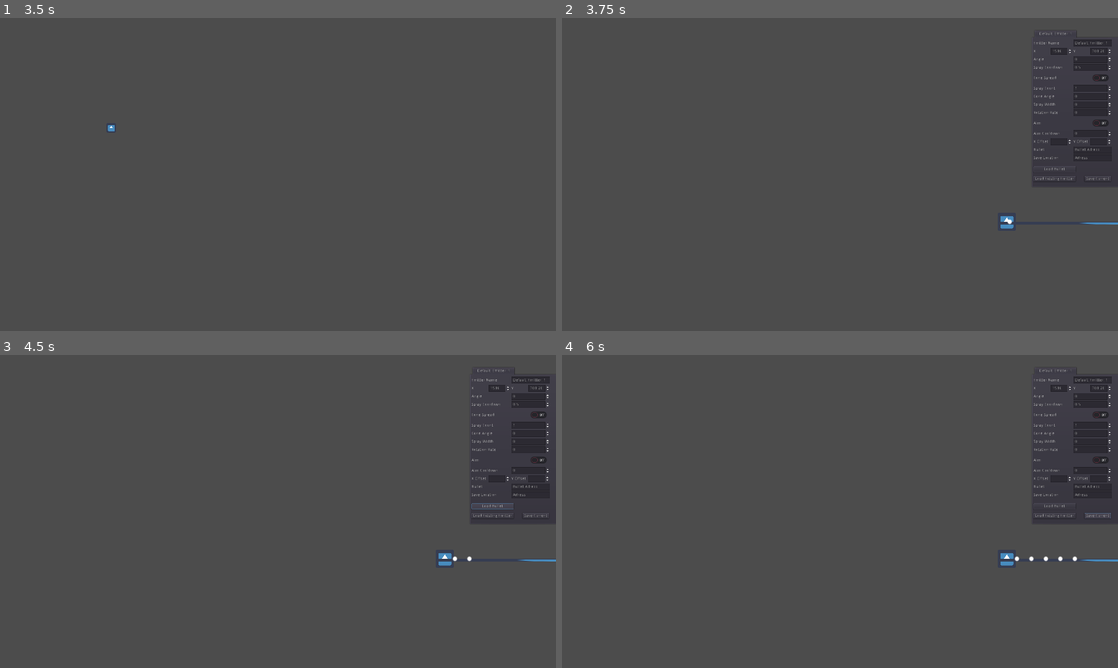
Above: before the commit, frames 1-4 (two rows, left to right).
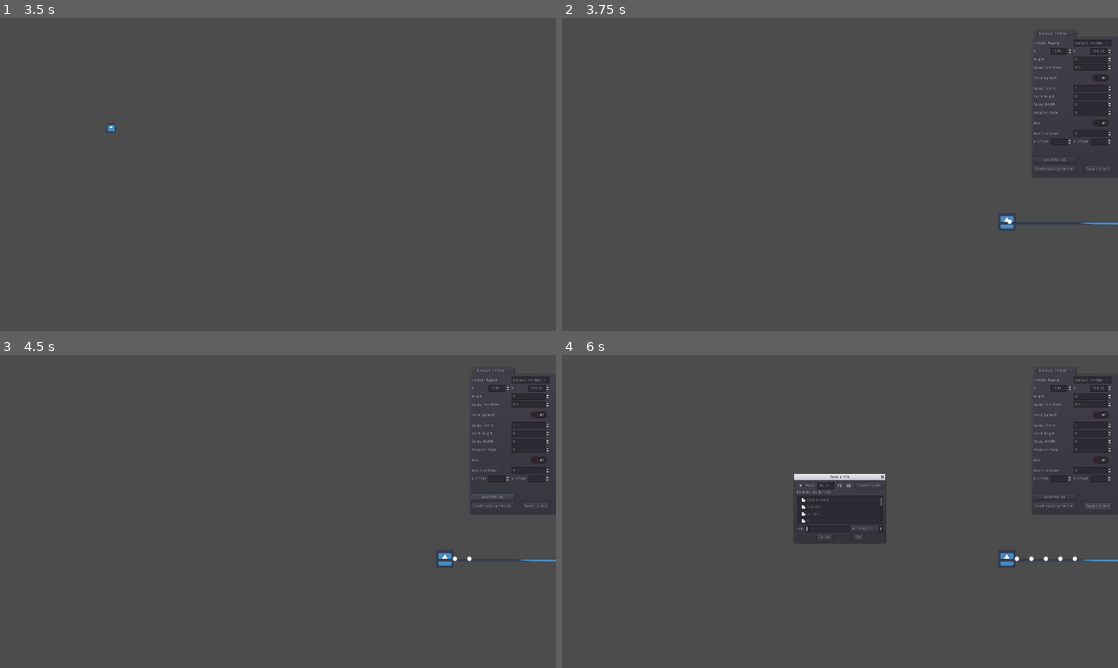
Above: after the commit, the same moments.

Repository: NosebleedPlant/Minnie-Danmaku-Tool
Game: Godot game, scene res://Scenes/Main.tscn
The game is run twice, just before and just after one commit, with the same random seed, the same clock (stepped at 60 frames per second) and the same inputs. The engine's default icon, where the game draws it, is replaced by a stand-in: a white triangle on a blue panel in a dark square.
Inputs (mouse positions are in pixels of both pictures, inside the frame that each line leads up to):
- Up to frame 1 (3.5 s): tap Enter at 0.5, 2 s; move the mouse to (400, 158) at 0.52 s; press the mouse at (400, 158) at 0.53 s; release the mouse at (400, 158) at 1.25 s; tap Space at 1.25, 2.75 s; drag from (166, 190) to (250, 237) at 1.27 s; move the mouse to (333, 105) at 2.02 s; hold Ctrl (rotate) 2.03-2.75 s; click (333, 105) at 2.17 s; drag from (250, 237) to (111, 127) at 2.77 s
- Up to frame 2 (3.75 s): tap Enter at 3.5 s; move the mouse to (1006, 221) at 3.52 s; right-click (1006, 221) at 3.6 s; click (1006, 221) at 3.67 s
- Up to frame 3 (4.5 s): click "Load Bullet" at 4.25 s
- Up to frame 4 (6 s): click "Load Existing Emitter" at 5 s; click "Save Current" at 5.75 s

Frame 1 is identical in both runs. In frame 2, 0.2% of the frame differs, in the area x 84-99%, y 41-53%; in frame 3, 0.2%; in frame 4, 2.7%, in the area x 41-99%, y 38-61%.

Commit message:
Save and Load completed(mostly)

Diff:
--- a/Saves/Emitter.tscn
+++ /dev/null
@@ -1,24 +0,0 @@
-[gd_scene load_steps=4 format=2]
-
-[ext_resource path="res://Scripts/Emitter.gd" type="Script" id=1]
-[ext_resource path="res://icon.png" type="Texture" id=2]
-
-[sub_resource type="RectangleShape2D" id=1]
-extents = Vector2( 29.9498, 29.9452 )
-
-[node name="Emitter" type="Sprite"]
-position = Vector2( 592, 414 )
-texture = ExtResource( 2 )
-script = ExtResource( 1 )
-
-[node name="Area2D" type="Area2D" parent="."]
-
-[node name="CollisionShape2D" type="CollisionShape2D" parent="Area2D"]
-shape = SubResource( 1 )
-
-[node name="Sprite" type="Sprite" parent="."]
-position = Vector2( 915.345, 5 )
-scale = Vector2( 29.6045, 0.15625 )
-texture = ExtResource( 2 )
-
-[connection signal="input_event" from="Area2D" to="." method="_on_Area2D_input_event"]
--- a/Scripts/Emitter.gd
+++ b/Scripts/Emitter.gd
@@ -1,9 +1,9 @@
 extends Sprite
 #_PRELOADS:
+var bullet_adress = "res://Scenes/Provided Bullets/Bullet.tscn"
 var _Bullet = preload("res://Scenes/Provided Bullets/Bullet.tscn")
 
 #_EDITABLE PARAMS:
-var save_adress = "res://Saves/emitter.txt"
 var spray_cooldown = 0.5					#cooldown between shots
 var rotation_rate = 0						#rate of eimiter rotaiotn
 #_-spread params
@@ -126,16 +126,43 @@
 
 #save the params for emitter
 #return: null
-func save():
+func save(path):
 	var file = File.new()
-	file.open(save_adress, File.WRITE)
+#	file.open(path+self.name+".save", File.WRITE)
+	file.open(path, File.WRITE)
+	file.store_var(position)
+	file.store_var(rotation)
+	file.store_var(bullet_adress)
 	file.store_var(spray_cooldown)
+	file.store_var(rotation_rate)
+	file.store_var(cone_spread_enabled)
+	file.store_var(spray_count)
+	file.store_var(spread_angle)
+	file.store_var(spread_width)
+	file.store_var(aim_enabled)
+	file.store_var(aim_pause)
+	file.store_var(aim_offset)
 	file.close()
 
 #load the params for emitter
 #return: null
-func load_Emitter():
-	pass
+func load_Emitter(file_name):
+	var file = File.new()
+	if file.file_exists(file_name):
+		file.open(file_name, File.READ)
+		position = file.get_var()
+		rotation = file.get_var()
+		bullet_adress = file.get_var()
+		spray_cooldown = file.get_var()
+		rotation_rate = file.get_var()
+		cone_spread_enabled = file.get_var()
+		spray_count = file.get_var()
+		spread_angle = file.get_var()
+		spread_width = file.get_var()
+		aim_enabled = file.get_var()
+		aim_pause = file.get_var()
+		aim_offset = file.get_var()
+		file.close()
 
 #_SETTER GETTERS:
 #instantites bullet and sets correct positions
--- a/Scripts/Tab.gd
+++ b/Scripts/Tab.gd
@@ -1,4 +1,5 @@
 extends Tabs
+
 #_GLOBALS:
 var connectedEmitter	#emitter that thsi tab is responsible for
 var player_pos			#player position entered last
@@ -89,10 +90,17 @@
 func _on_set_YOff(value):
 	connectedEmitter.aim_offset.y = value
 
-func _on_Save_pressed():
-	connectedEmitter.save()
+func _on_Load_emitter():
+	get_node("LoadWarning").popup_centered()
 
-func _on_Load_emitter():
-	#load data into feilds here
-	#load data into emitter
-	pass
+func _on_acceptLoadWarning():
+	get_node("LoadDialog").popup_centered()
+
+func _on_emtterSelected(path):
+	connectedEmitter.load_Emitter(path)
+
+func _on_SaveEmitter():
+	get_node("SaveDialog").popup_centered()
+
+func _on_savePathSelected(path):
+	connectedEmitter.save(path)
--- a/UI/Editor.tscn
+++ b/UI/Editor.tscn
@@ -9,7 +9,7 @@
 anchor_bottom = 1.0
 margin_left = 1624.0
 margin_top = 43.0
-margin_bottom = -498.0
+margin_bottom = -531.0
 tab_align = 0
 __meta__ = {
 "_edit_use_anchors_": false
--- a/UI/Tab.tscn
+++ b/UI/Tab.tscn
@@ -5,6 +5,7 @@
 [node name="Tab" type="Tabs"]
 anchor_right = 1.0
 anchor_bottom = 1.0
+rect_pivot_offset = Vector2( -47.3864, 72.3574 )
 script = ExtResource( 1 )
 __meta__ = {
 "_edit_use_anchors_": false
@@ -294,65 +295,48 @@
 "_edit_use_anchors_": false
 }
 
-[node name="Bullet" type="Label" parent="Menu"]
-margin_top = 373.0
-margin_right = 134.0
-margin_bottom = 387.0
-text = "Bullet"
-__meta__ = {
-"_edit_use_anchors_": false
-}
-
-[node name="Bullet_Adress" type="LineEdit" parent="Menu"]
-margin_left = 138.0
-margin_top = 368.0
-margin_right = 271.0
-margin_bottom = 392.0
-text = "Bullet Adress"
-
-[node name="Save_Adress" type="Label" parent="Menu"]
-margin_top = 401.0
-margin_right = 134.0
-margin_bottom = 415.0
-text = "Save Location"
-__meta__ = {
-"_edit_use_anchors_": false
-}
-
-[node name="Save_Input" type="LineEdit" parent="Menu"]
-margin_left = 138.0
-margin_top = 396.0
-margin_right = 271.0
-margin_bottom = 420.0
-text = "Adress"
-
 [node name="LoadBullet" type="Button" parent="."]
-margin_top = 470.024
+margin_top = 404.637
 margin_right = 146.0
-margin_bottom = 490.024
+margin_bottom = 424.637
+text = "Load Bullet"
+__meta__ = {
+"_edit_use_anchors_": false
+}
+
+[node name="LoadExisting" type="Button" parent="."]
+margin_top = 437.176
+margin_right = 146.0
+margin_bottom = 457.176
 text = "Load Existing Emitter"
-__meta__ = {
-"_edit_use_anchors_": false
-}
-
-[node name="LoadExisting" type="Button" parent="."]
-margin_top = 437.485
-margin_right = 146.0
-margin_bottom = 457.485
-text = "Load Bullet"
 __meta__ = {
 "_edit_use_anchors_": false
 }
 
 [node name="Save" type="Button" parent="."]
 margin_left = 176.201
-margin_top = 470.024
+margin_top = 437.176
 margin_right = 268.201
-margin_bottom = 490.024
+margin_bottom = 457.176
 text = "Save Current"
 __meta__ = {
 "_edit_use_anchors_": false
 }
+
+[node name="LoadDialog" type="FileDialog" parent="."]
+margin_right = 315.0
+margin_bottom = 217.0
+window_title = "Open a File"
+mode = 0
+
+[node name="SaveDialog" type="FileDialog" parent="."]
+margin_right = 315.0
+margin_bottom = 217.0
+
+[node name="LoadWarning" type="AcceptDialog" parent="."]
+margin_right = 201.0
+margin_bottom = 58.0
+dialog_text = "Unsaved changes will be lost"
 
 [connection signal="value_changed" from="Menu/HBoxContainer3/X_Input" to="." method="_on_set_X"]
 [connection signal="value_changed" from="Menu/HBoxContainer4/Y_Input" to="." method="_on_set_Y"]
@@ -367,4 +351,8 @@
 [connection signal="value_changed" from="Menu/Aim_Cooldown_Input" to="." method="_on_set_AimCooldown"]
 [connection signal="value_changed" from="Menu/HBoxContainer/Xoffset_Input" to="." method="_on_set_XOff"]
 [connection signal="value_changed" from="Menu/HBoxContainer2/Yoffset_Input" to="." method="_on_set_YOff"]
-[connection signal="pressed" from="Save" to="." method="_on_Save_pressed"]
+[connection signal="pressed" from="LoadExisting" to="." method="_on_Load_emitter"]
+[connection signal="pressed" from="Save" to="." method="_on_SaveEmitter"]
+[connection signal="file_selected" from="LoadDialog" to="." method="_on_emtterSelected"]
+[connection signal="file_selected" from="SaveDialog" to="." method="_on_savePathSelected"]
+[connection signal="confirmed" from="LoadWarning" to="." method="_on_acceptLoadWarning"]
Not shown, added: Saves/2
Not shown, added: Saves/Default_Emitter_1.save
